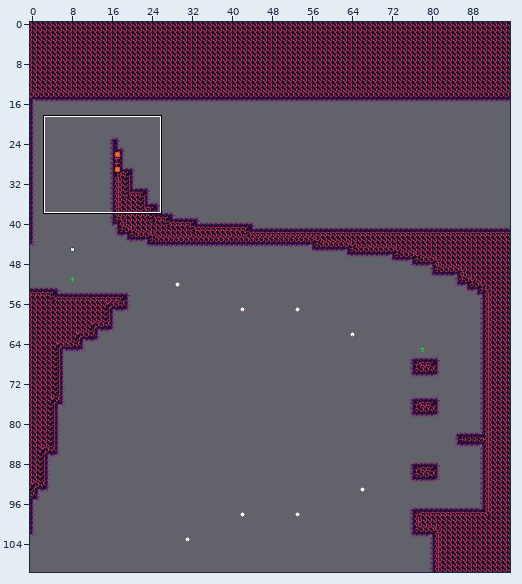
One commit to this Tiled map (JSON): assets/world/room/fire4.json. Above, an overview of the earlier version with the close-up marked.
Close-up. Before the commit:
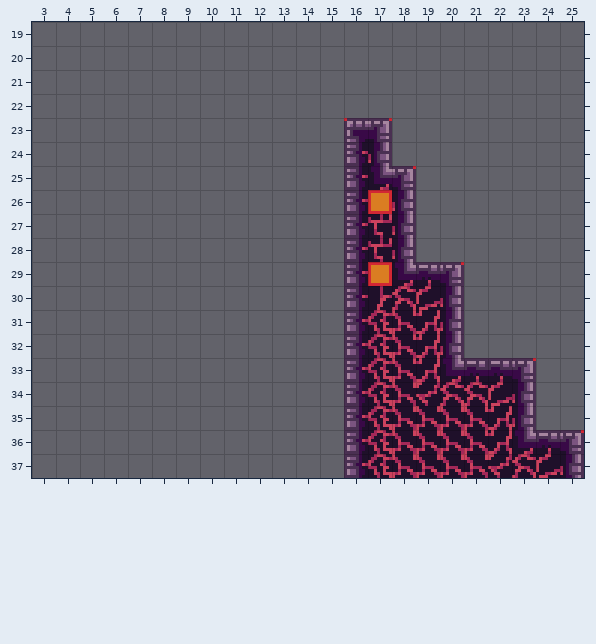
Cells are 8x8 px. Shown: x 3..25, y 19..37. The commit also changed other parts of the map, which this record leaves out.
After the commit:
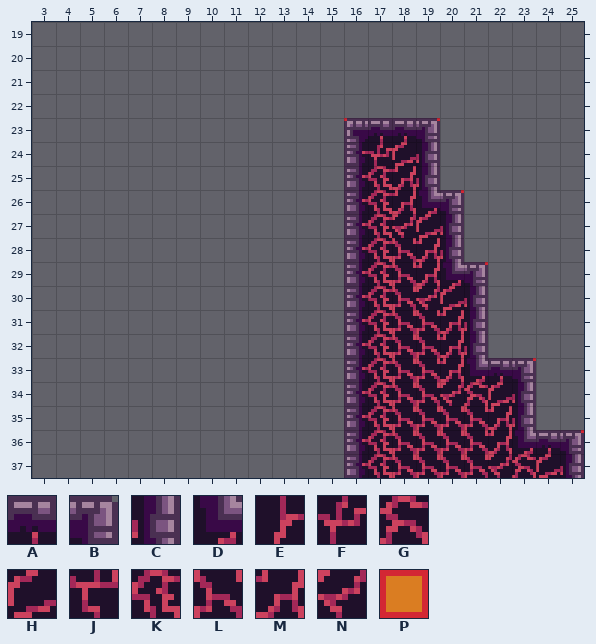
Key: from "fire": A 1, B 2, C 15, D 16, E 22, F 49, G 50, H 51, J 59, K 62, L 63, M 64, N 73; from "tools": P 1 "ground".
_ is an empty cell.
Tiles replaced or removed in this view: A, B, C, D, E, G, H, J, M, N.
The author wrote: The rest of the fire region draft.
Diff:
Changed rows in their new state; . is an unchanged cell.
Layer "draft":
first column x 19:
23 P..
26 .P.
29 ..P
Layer "map":
first column x 17:
23 AAB..
24 FHC..
25 KMC..
26 KMDB.
27 KNHC.
28 KLMC.
29 KLMDB
30 KLNHC
31 ..LMC
32 ..LMC
33 ..LMD
34 ..LN.
Pixel boxes of the changes (left, top, right, bottom) in both close-ups:
changed: (368, 118, 488, 406)
